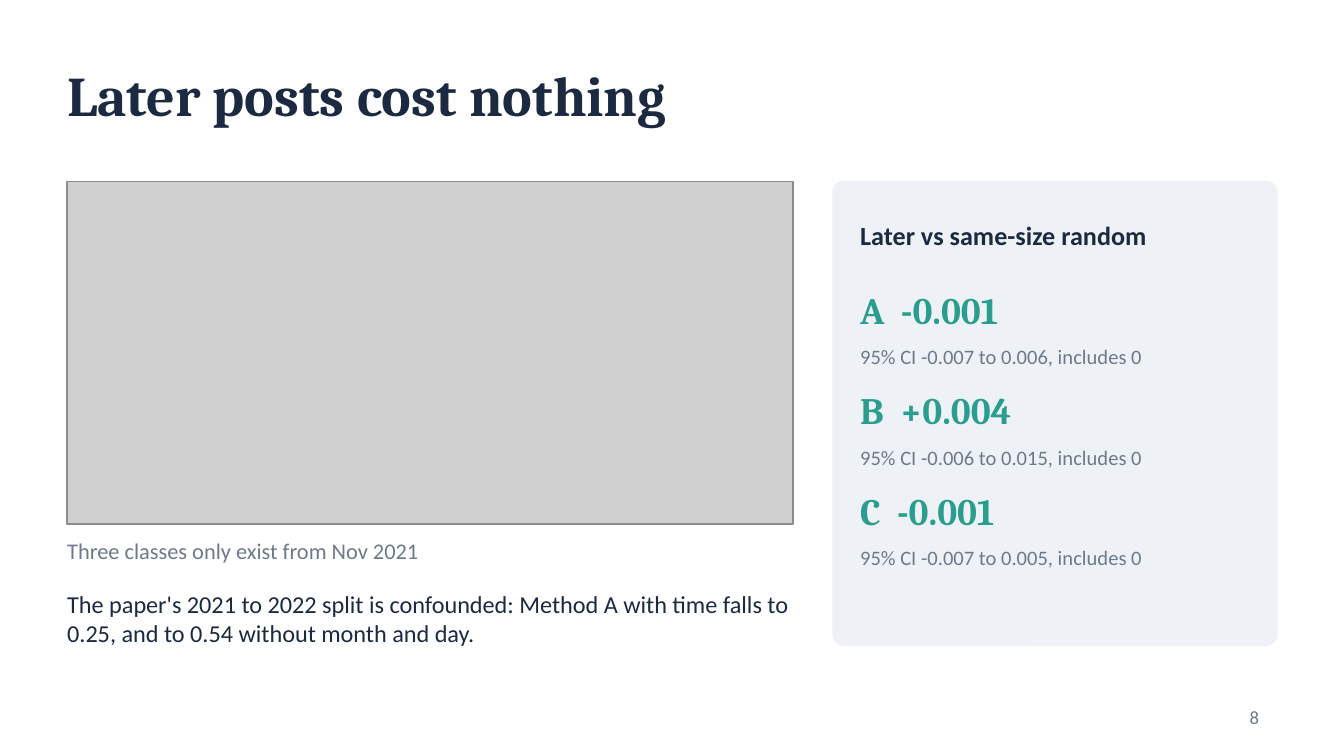
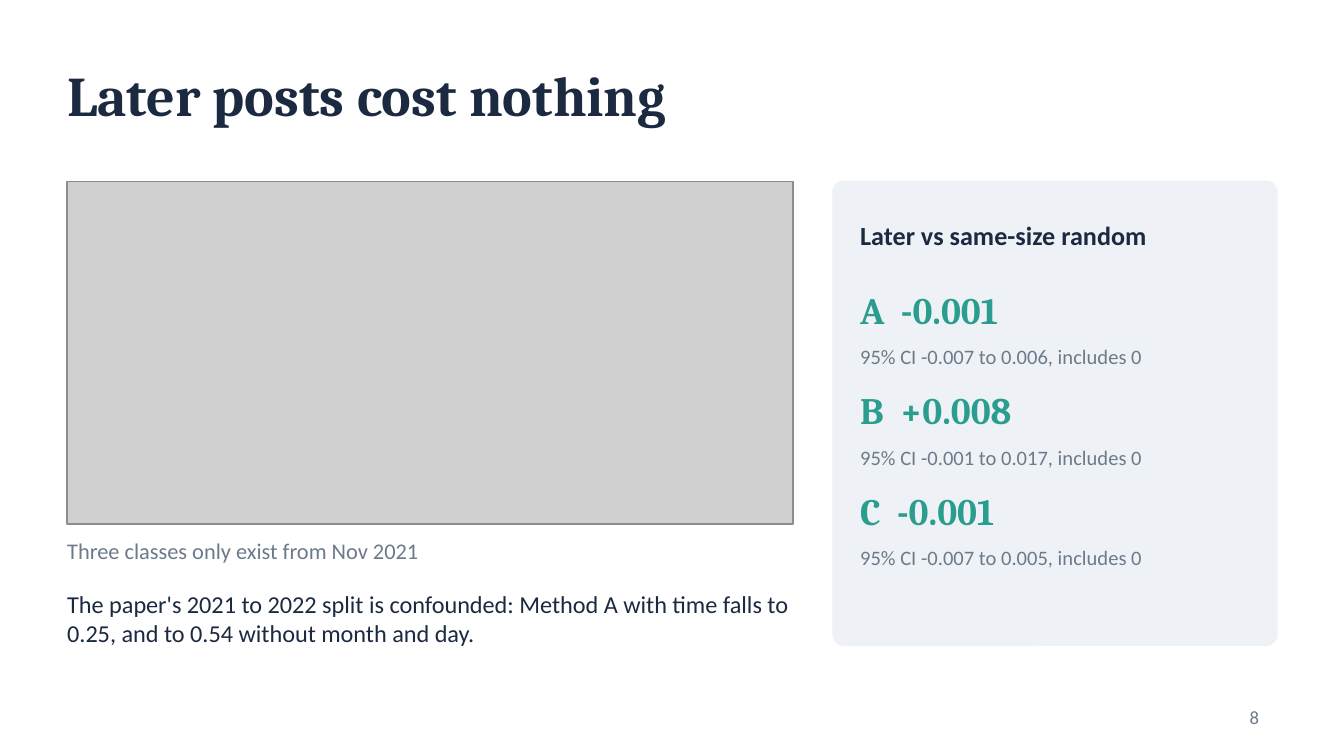
Before and after one commit to Abhinavxox/reddit-mental-health-timing, a slide deck: slide 8 of slides/Phase1_Timing_Matters.pptx. Drawn at 1344x756 pixels with LibreOffice and Linux fonts; fonts in the diff are those of the drawing; grey boxes stand for pictures. Boxes give left, top, right and bottom in pixels: in the first picture for what was removed or moved away, otherwise in the second. Text is boxed around its words. In the diff, an @@ line names an element or a change of style, - is before the commit and + after.

```diff
--- a/slides/Phase1_Timing_Matters.pptx
+++ b/slides/Phase1_Timing_Matters.pptx
@@ text at [860, 398, 1011, 425]: text changed @@
-B +0.004
+B +0.008
@@ text at [860, 451, 1141, 468]: text changed @@
-95% CI -0.006 to 0.015, includes 0
+95% CI -0.001 to 0.017, includes 0
```
Also in this commit, not shown: 2 other slides changed, 11 other files.
